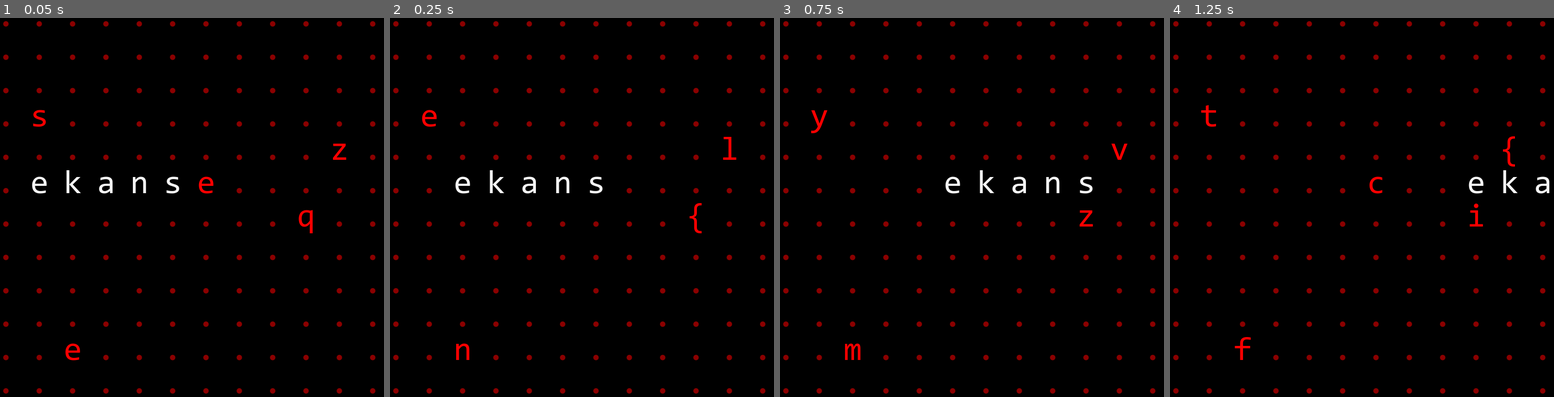
Above: before the commit, frames 1-4 (left to right).
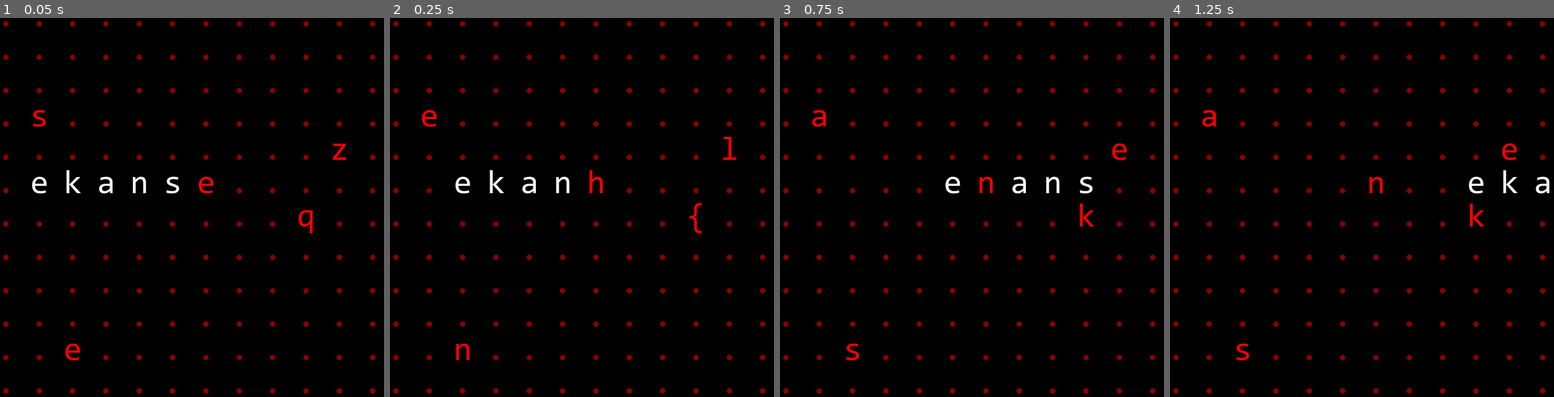
Above: after the commit, the same moments.

Repository: robro/snake_words_gd
Game: Godot game, scene res://scene/gameplay/gameplay.tscn
Same seed, same stepped clock (60 frames per second), same inputs: the game is played once before the commit and once after it.
Inputs:
- Up to frame 1 (0.05 s): no input
- Up to frame 2 (0.25 s): no input
- Up to frame 3 (0.75 s): hold Right (Right) from 0.53 s (still down)
- Up to frame 4 (1.25 s): keep holding Right (Right)

Frame 1 is identical in both runs. In frame 2, 0.1% of the frame differs, in the area x 51-56%, y 40-47%; in frame 3, 0.6%, in the area x 8-91%, y 24-91%; in frame 4, 0.6%.

Commit message:
Do z-index draw sorting

Diff:
--- a/render/grid.gd
+++ b/render/grid.gd
@@ -25,7 +25,9 @@
 
 func _process(_delta):
 	clear()
-	for node in get_tree().get_nodes_in_group("drawable"):
+	var drawables = get_tree().get_nodes_in_group("drawable")
+	drawables.sort_custom(func(a, b): return a.z_index < b.z_index)
+	for node in drawables:
 		node.draw_to(self)
 
 	queue_redraw()
--- a/scene/gameplay/gameplay.tscn
+++ b/scene/gameplay/gameplay.tscn
@@ -10,8 +10,8 @@
 script = ExtResource("1_dewvt")
 
 [node name="FoodSpawner" type="Node2D" parent="." groups=["drawable"]]
+z_index = 1
 script = ExtResource("5_lgauy")
-inedible_time = 5.0
 
 [node name="Snake" type="Node2D" parent="." groups=["drawable"]]
 script = ExtResource("5_56jgj")
